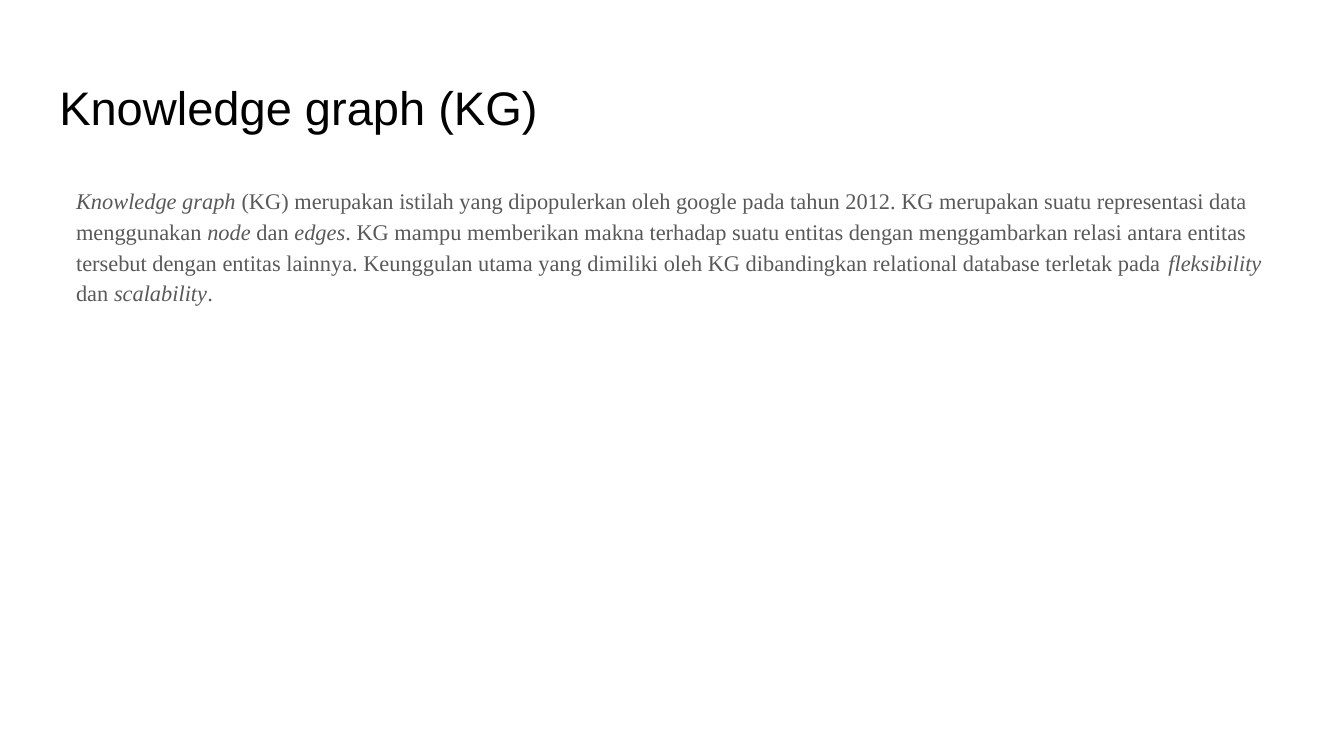
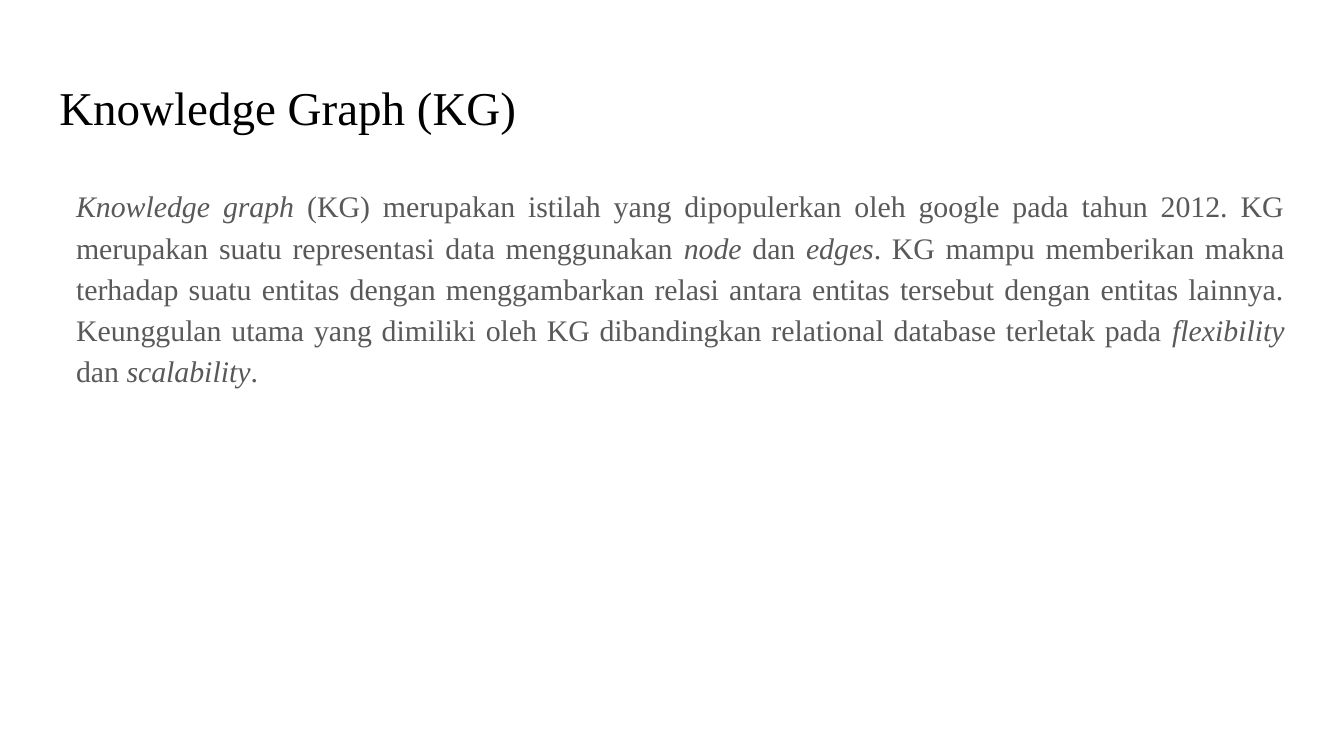
Before and after one commit to rcsenlia/Ontologi-Sejarah-Indonesia, a slide deck: slide 4 of RichieChristiansenSenlia/Draft Proposal - Richie Christiansen Senlia.pptx. Drawn at 1344x756 pixels with LibreOffice and Linux fonts; fonts in the diff are those of the drawing. Boxes give left, top, right and bottom in pixels: in the first picture for what was removed or moved away, otherwise in the second. Text is boxed around its words. In the diff, an @@ line names an element or a change of style, - is before the commit and + after.

```diff
--- a/RichieChristiansenSenlia/Draft Proposal - Richie Christiansen Senlia.pptx
+++ b/RichieChristiansenSenlia/Draft Proposal - Richie Christiansen Senlia.pptx
@@ title at (x1=59, y1=92, x2=516, y2=135): text changed; font Arial to Times New Roman @@
-Knowledge graph (KG)
+Knowledge Graph (KG)
@@ text at (x1=76, y1=196, x2=1284, y2=388): text changed; size 12 to 16 pt @@
-Knowledge graph (KG) merupakan istilah yang dipopulerkan oleh google pada tahun 2012. KG merupakan suatu representasi data menggunakan node dan edges. KG mampu memberikan makna terhadap suatu entitas dengan menggambarkan relasi antara entitas tersebut dengan entitas lainnya. Keunggulan utama yang dimiliki oleh KG dibandingkan relational database terletak pada fleksibility dan scalability.
+Knowledge graph (KG) merupakan istilah yang dipopulerkan oleh google pada tahun 2012. KG merupakan suatu representasi data menggunakan node dan edges. KG mampu memberikan makna terhadap suatu entitas dengan menggambarkan relasi antara entitas tersebut dengan entitas lainnya. Keunggulan utama yang dimiliki oleh KG dibandingkan relational database terletak pada flexibility dan scalability.
```
Also in this commit, not shown: 10 other slides changed.
